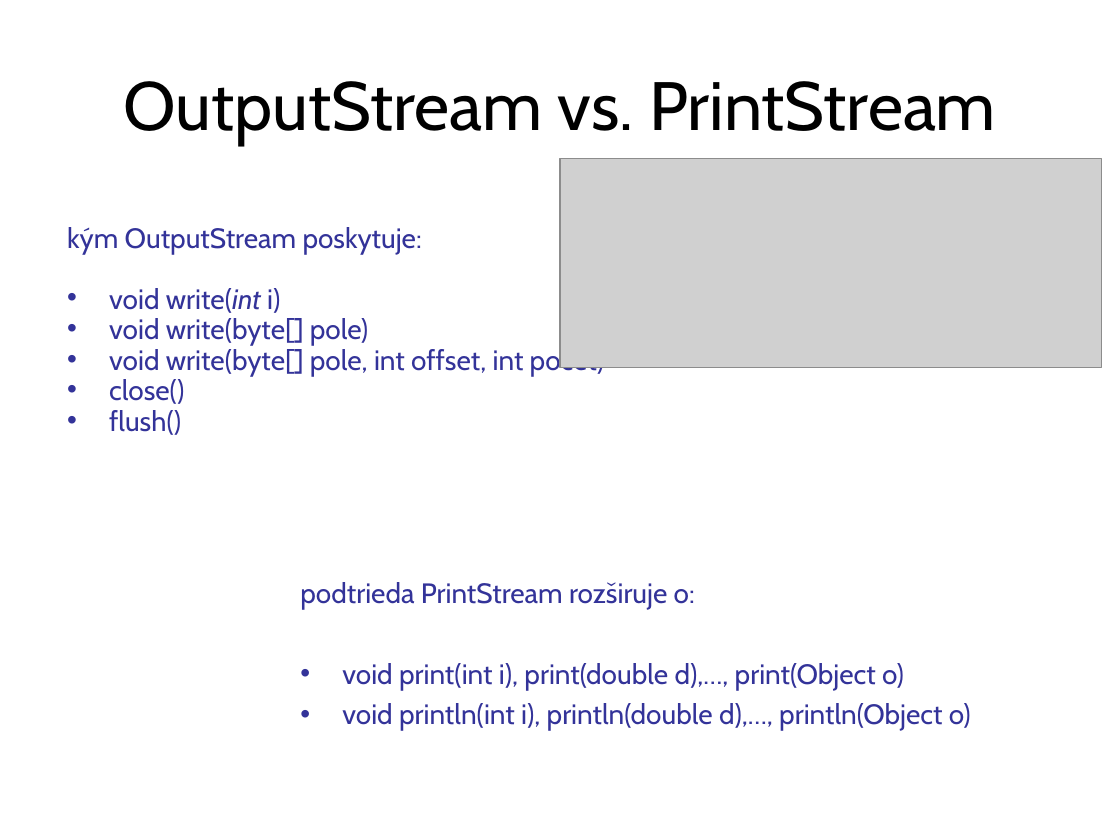
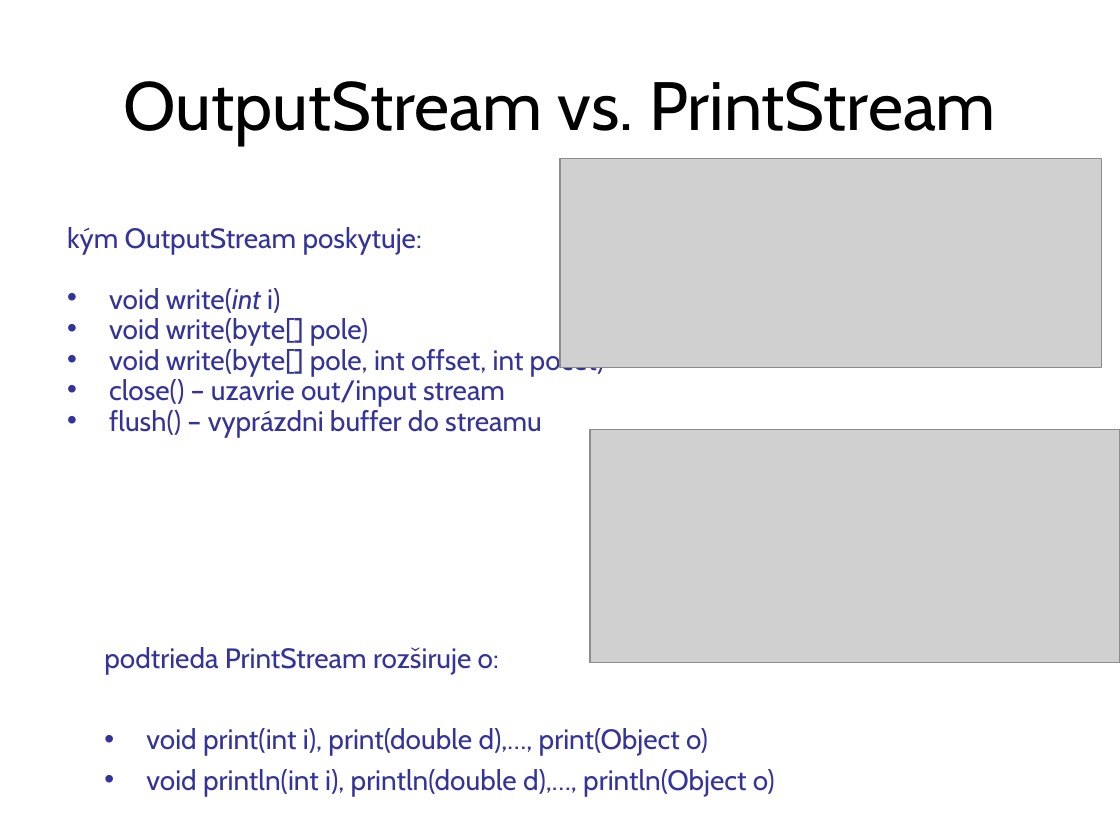
Before and after one commit to Programovanie4/Prednasky, a slide deck: slide 10 of 07/07_java.ppt. Drawn at 1120x840 pixels with LibreOffice and Linux fonts; fonts in the diff are those of the drawing; grey boxes stand for pictures. Boxes give left, top, right and bottom in pixels: in the first picture for what was removed or moved away, otherwise in the second. Text is boxed around its words. In the diff, an @@ line names an element or a change of style, - is before the commit and + after.

```diff
--- a/07/07_java.ppt
+++ b/07/07_java.ppt
@@ text at <box>109,379,542,437</box>: text changed @@
-• close()
-• flush()
+• close() – uzavrie out/input stream
+• flush() – vyprázdni buffer do streamu
@@ picture added at <box>590,429,1120,662</box> @@
@@ text "podtrieda PrintStream rozširuje o:": place and size @@
-text "podtrieda PrintStream rozširuje o:" at <box>300,582,971,731</box>
+text "podtrieda PrintStream rozširuje o:" at <box>104,647,775,796</box>
```
Also in this commit, not shown: 19 other slides changed, 3 slides added, 1 other file.
